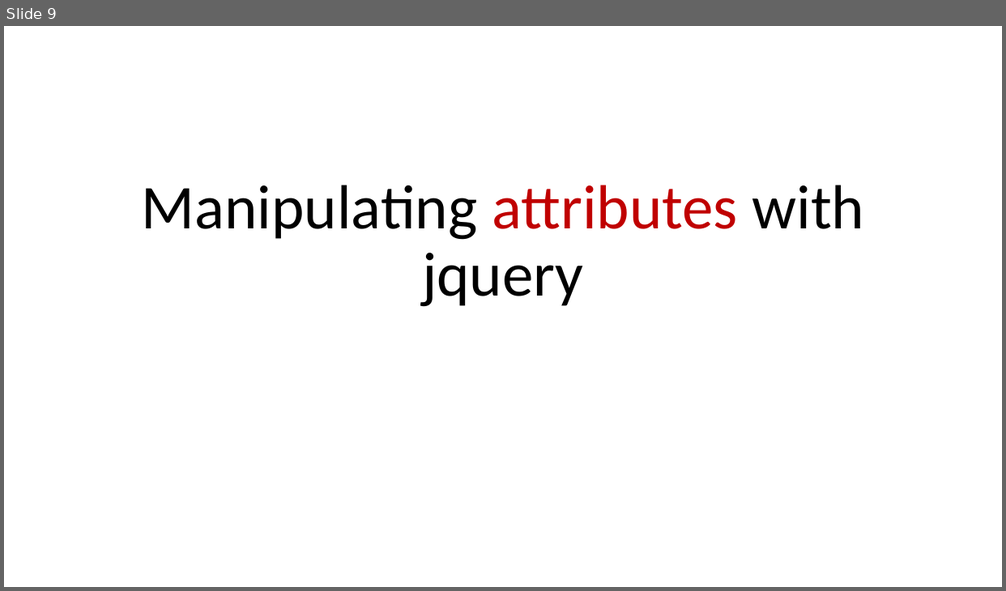
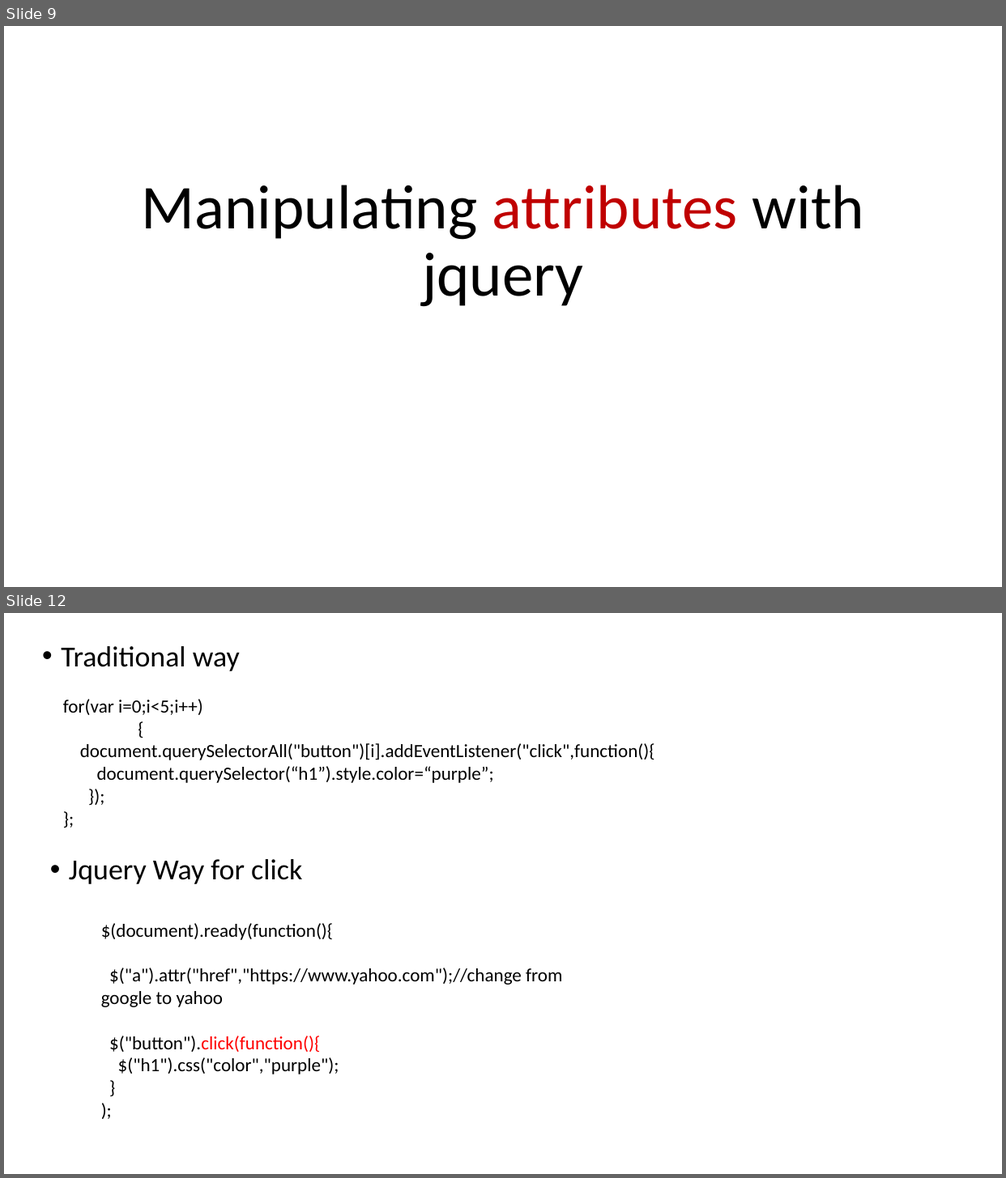
Before and after one commit to aroranishant8/WebDevelopment, a slide deck: Presentations/Section14_Jquery.pptx. Shown one above the other, each under a label of ours: slide 9 before the commit, slides 9 and 12 after it; the slides between them are not shown. The pictures are 1006x591 and 1006x1178 pixels, drawn with LibreOffice and Linux fonts; fonts in the diff are those of the drawing. Boxes give left, top, right and bottom in pixels: in the first picture for what was removed or moved away, otherwise in the second. Text is boxed around its words. In the diff, an @@ line names an element or a change of style, - is before the commit and + after.

```diff
--- a/Presentations/Section14_Jquery.pptx
+++ b/Presentations/Section14_Jquery.pptx
@@ slide 12 added at [4,613,1002,1174], background #FFFFFF @@
@@ text added at [61,646,240,671], 28 pt, text #000000 @@
+• Traditional way
@@ text added at [63,699,655,783], 18 pt, text #000000 @@
+for(var i=0;i<5;i++)
+{
+document.querySelectorAll("button")[i].addEventListener("click",function(){
+document.querySelector(“h1”).style.color=“purple”;
+});
+};
@@ text added at [69,859,302,884], 28 pt, text #000000 @@
+• Jquery Way for click
@@ text added at [101,923,562,1075], 18 pt, text #000000 @@
+$(document).ready(function(){
+$("a").attr("href","https://www.yahoo.com");//change from google to yahoo
+$("button").click(function(){
+$("h1").css("color","purple");
+}
+);
```
Also in this commit, not shown: 3 other slides added, 2 other files.
